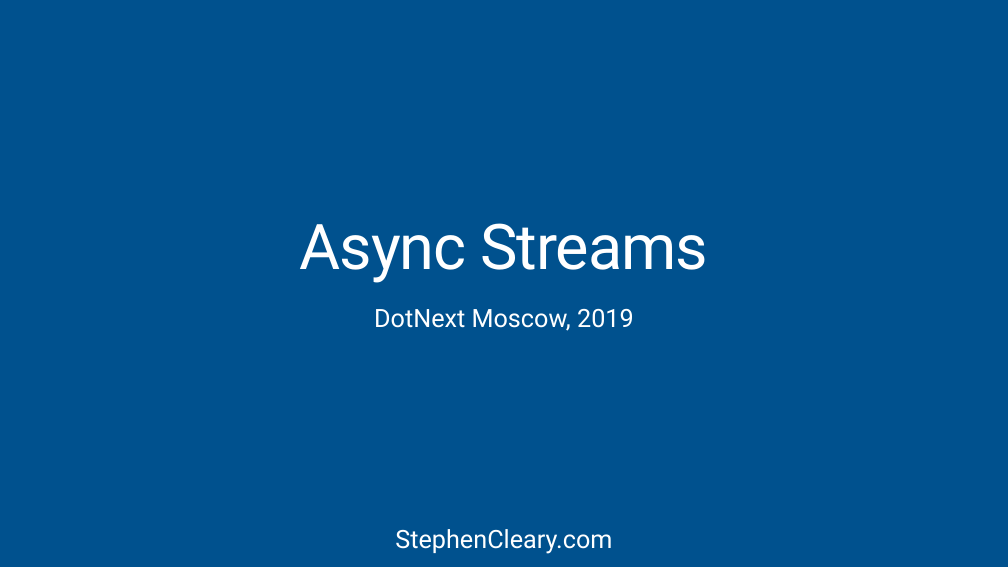
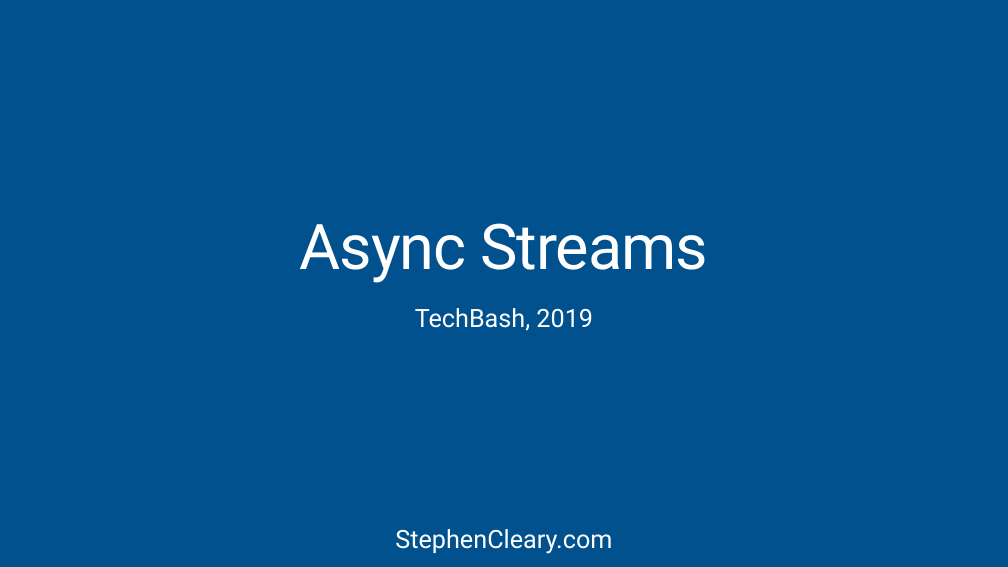
Before and after one commit to StephenCleary/Presentations, a slide deck: slide 1 of Async Streams/Async Streams - 16.9.pptx. Drawn at 1008x567 pixels with LibreOffice and Linux fonts; fonts in the diff are those of the drawing. Boxes give left, top, right and bottom in pixels: in the first picture for what was removed or moved away, otherwise in the second. Text is boxed around its words. In the diff, an @@ line names an element or a change of style, - is before the commit and + after.

Commit message:
TechBash 2019

```diff
--- a/Async Streams/Async Streams - 16.9.pptx
+++ b/Async Streams/Async Streams - 16.9.pptx
@@ subtitle at bbox=[415, 308, 593, 331]: text changed @@
-DotNext Moscow, 2019
+TechBash, 2019
```
Also in this commit, not shown: 1 other slide changed, 1 slide added, 1 other file.
